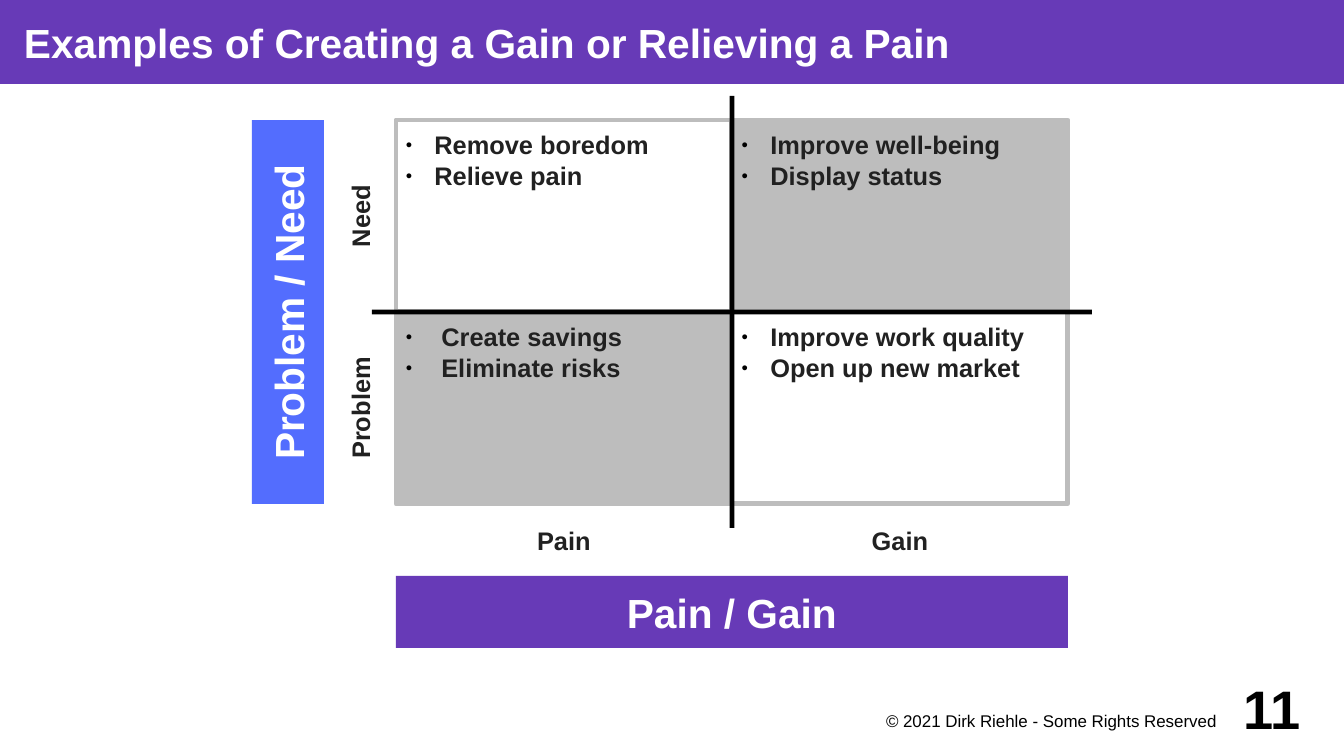
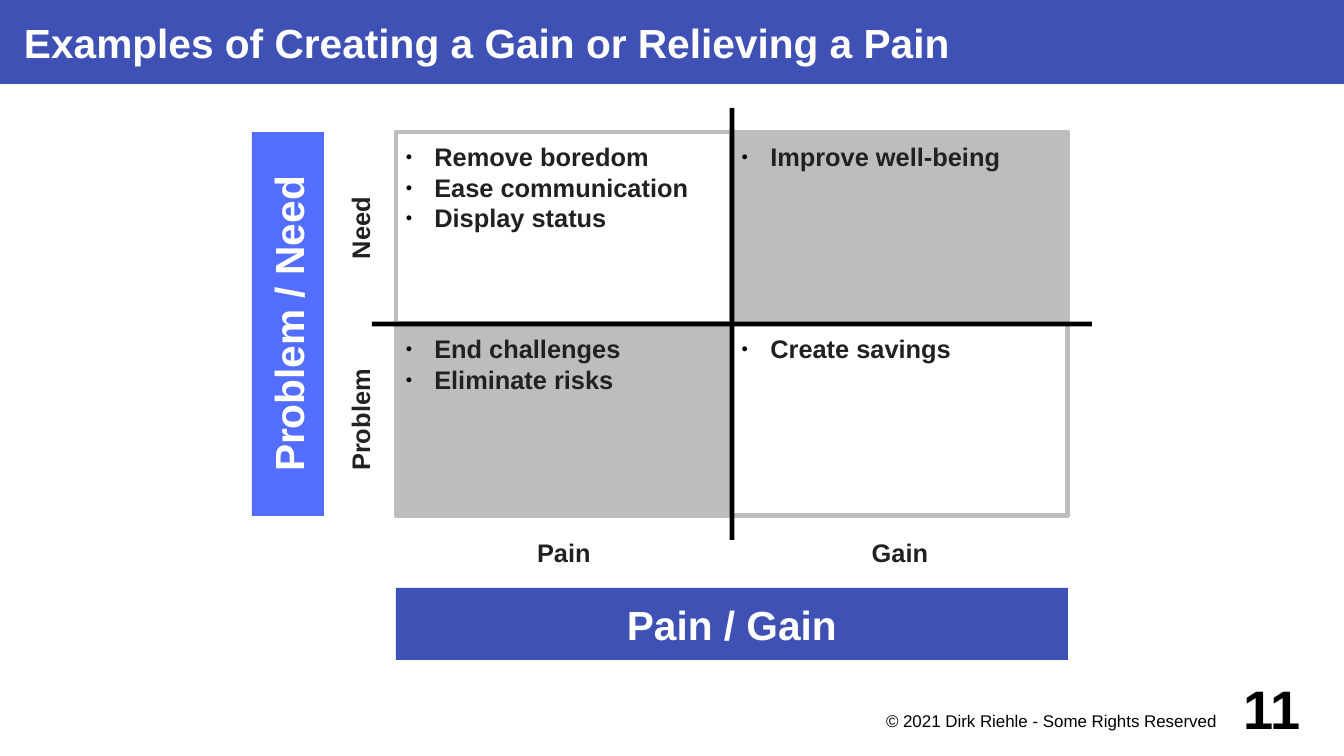
Before and after one commit to dirkriehle/coss-course, a slide deck: slide 11 of Lecture slides/COSS B04 - Business Models.odp. Drawn at 1344x756 pixels with LibreOffice and Linux fonts; fonts in the diff are those of the drawing. Boxes give left, top, right and bottom in pixels: in the first picture for what was removed or moved away, otherwise in the second. Text is boxed around its words. In the diff, an @@ line names an element or a change of style, - is before the commit and + after.

```diff
--- a/Lecture slides/COSS B04 - Business Models.odp
+++ b/Lecture slides/COSS B04 - Business Models.odp
@@ title "Examples of Creating a Gain ..." at (x1=0, y1=0, x2=1344, y2=84): fill #673AB7 to #3F51B5 @@
@@ line moved from (732, 528) - (732, 96) to (732, 540) - (732, 109) @@
@@ 5 rectangles, 4 texts, 1 line moved together from (x1=252, y1=120, x2=1093, y2=648) to (x1=252, y1=132, x2=1093, y2=660) @@
@@ text in rectangle at (x1=434, y1=178, x2=688, y2=233): text changed @@
-● Relieve pain
+● Ease communication
+● Display status
@@ text in rectangle at (x1=770, y1=166, x2=943, y2=190): paragraph removed @@
-● Display status
@@ rectangle removed at (x1=732, y1=312, x2=1068, y2=504) @@
-● Improve work quality
-● Open up new market
@@ rectangle added at (x1=732, y1=324, x2=1068, y2=516), fill #FFFFFF at 50% opacity, outline #BDBDBD 2.83 pt, 15 pt, text #212121, bold @@
+● Create savings
@@ text in rectangle at (x1=434, y1=339, x2=620, y2=364): text changed @@
-● Create savings
+● End challenges
@@ rectangle "Pain / Gain" at (x1=396, y1=588, x2=1068, y2=660): fill #673AB7 to #3F51B5 @@
```
Also in this commit, not shown: 52 other slides changed, 19 other files.
